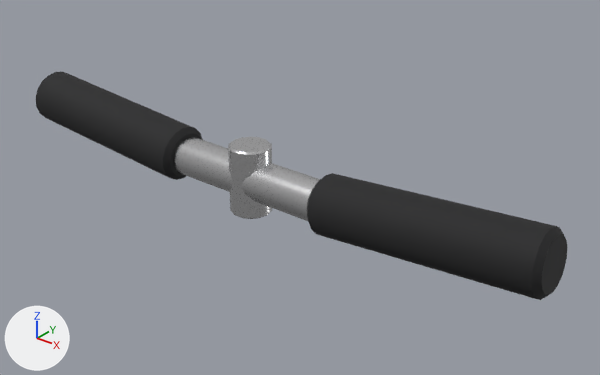
The Blender file echipamente/blend/rower_handle.blend: old version first, new version second.
Before and after are seen from a 50 mm camera at (0.282, -0.309, 0.196) aimed at (0.024, 0.014, -0.004). Arrows for +X, +Y and +Z are at lower left; the lights stay in place. The first picture is the older version.

Names of what the first picture shows: 'rower_handle__rubber', 'rower_handle__steel'.
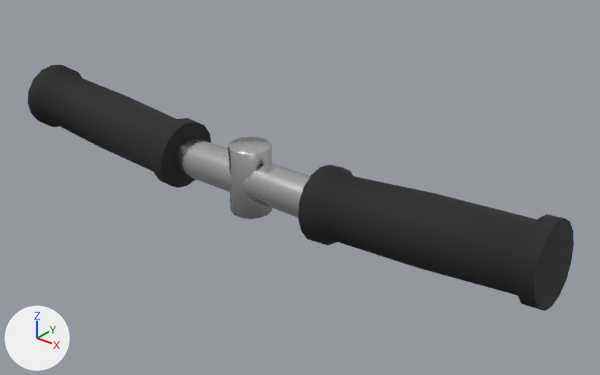
What differs and where, as boxes (x1, y1, x2, y2) in the pictures (600 x 375 px):
```json
{"object": "rower_handle__rubber", "change": "reshaped", "before": [36, 72, 567, 300], "after": [28, 65, 574, 311], "on screen": "8% taller"}
{"part": 1, "of": "me_rower_handle__rubber", "change": "rebuilt", "before": [36, 72, 203, 180], "after": [28, 65, 211, 188], "on screen": "10% wider, 14% taller"}
{"part": 2, "of": "me_rower_handle__rubber", "change": "rebuilt", "before": [307, 173, 567, 300], "after": [298, 165, 574, 311], "on screen": "6% wider, 15% taller"}
```

Edits to the scene script, one JSON object a line:
```json
{"block": "me_rower_handle__rubber", "where": "# used by ob_rower_handle__rubber; location = (0.0, 0.0, 0.0)"}
{"op": "remove", "block": "me_rower_handle__rubber", "code": "me_rower_handle__rubber.from_pydata(...)  # 148 vertices, 180 faces; spans x -0.176..0.176, y -0.016..0.016, z -0.016..0.026"}
{"op": "add", "block": "me_rower_handle__rubber", "code": "me_rower_handle__rubber.from_pydata(...)  # 224 vertices, 196 faces; spans x -0.177..0.177, y -0.021..0.021, z -0.02..0.03"}
{"block": "me_rower_handle__rubber", "change": "me_rower_handle__rubber part 1: the loose piece of 74 vertices spanning x -0.176..-0.049, y -0.016..0.016, z -0.016..0.026 is rebuilt with 112 vertices and now spans x -0.177..-0.048, y -0.021..0.021, z -0.02..0.03"}
{"block": "me_rower_handle__rubber", "change": "me_rower_handle__rubber part 2: the loose piece of 74 vertices spanning x 0.049..0.176, y -0.016..0.016, z -0.016..0.026 is rebuilt with 112 vertices and now spans x 0.048..0.177, y -0.021..0.021, z -0.02..0.03"}
{"block": "me_rower_handle__rubber", "change": "me_rower_handle__rubber part 3: the surface is now shaded smooth"}
```
